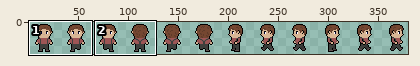
File history of a sprite sheet, entities/player/assets/player.png. Above: a wide view before the commit, with the close-up outlined.
Close-up. Earlier state:
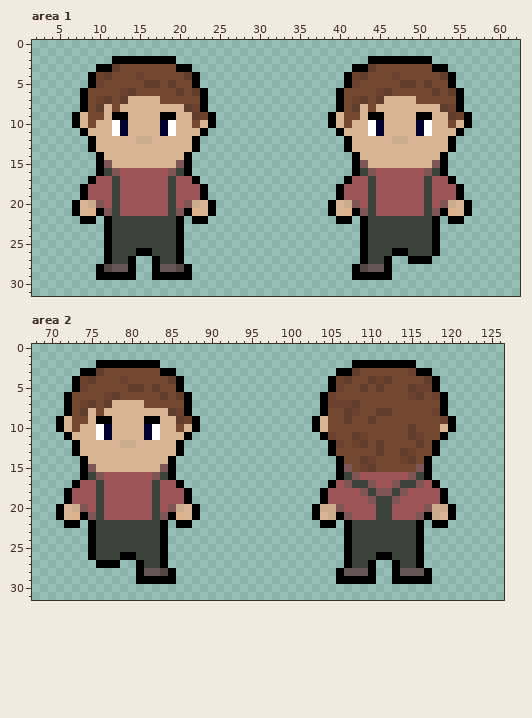
The file is 384x32 pixels. Colours within 5 levels of each other are drawn and written as one. Shown: area 1: x 2..62, y 0..31; area 2: x 68..126, y 0..31. The wide view leaves out empty margins. The commit also changed other parts of the picture, which this record leaves out.
After:
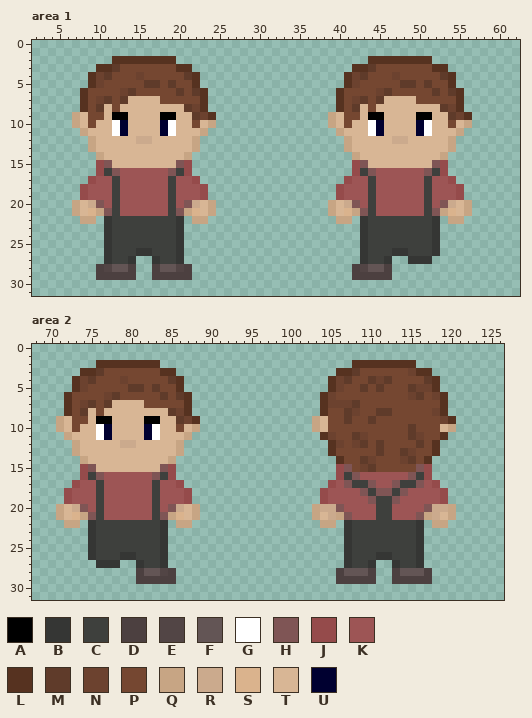
Palette (. is transparent): A #000000  B #353634  C #3e403d  D #4c4040  E #524545  F #635555  G #ffffff  H #7f5555  J #954b4b  K #9d5555  L #563220  M #5f3b2a  N #6c422f  P #754731  Q #c7a584  R #cbaa8d  S #dab38d  T #d8b695  U #000030
Changes in this commit:
Area 1:
y 2: x 12..19 AAAAAAAA -> LLLLLLLL; x 44..51 AAAAAAAA -> LLLLLLLL
y 3: x 10..11 AA -> LL; x 20..21 AA -> LL; x 42..43 AA -> LL; x 52..53 AA -> LL
y 4..5: x 9 A -> L; x 22 A -> L; x 41 A -> L; x 54 A -> L
y 6..8: x 8 A -> L; x 23 A -> L; x 40 A -> L; x 55 A -> L
y 9: x 7 A -> Q; x 24 A -> L; x 39 A -> Q; x 56 A -> L
y 10: x 7 A -> Q; x 24 A -> Q; x 39 A -> Q; x 56 A -> Q
y 11: x 8 A -> Q; x 23 A -> Q; x 40 A -> Q; x 55 A -> Q
y 12..13: x 9 A -> Q; x 22 A -> Q; x 41 A -> Q; x 54 A -> Q
y 14: x 10 A -> Q; x 21 A -> Q; x 42 A -> Q; x 53 A -> Q
y 15..16: x 10 A -> J; x 21 A -> J; x 42 A -> J; x 53 A -> J
y 17: x 9 A -> J; x 22 A -> J; x 41 A -> J; x 54 A -> J
y 18..19: x 8 A -> J; x 23 A -> J; x 40 A -> J; x 55 A -> J
y 20: x 7 A -> Q; x 24 A -> Q; x 39 A -> Q; x 56 A -> Q
y 21: x 7 A -> Q; x 10 A -> Q; x 21 A -> Q; x 24 A -> Q; x 39 A -> Q; x 42 A -> Q; x 53 A -> Q; x 56 A -> Q
y 22: x 8..9 AA -> QQ; x 11 A -> B; x 20 A -> B; x 22..23 AA -> QQ; x 40..41 AA -> QQ; x 43 A -> B; x 52 A -> B; x 54..55 AA -> QQ
y 23..25: x 11 A -> B; x 20 A -> B; x 43 A -> B; x 52 A -> B
y 26: x 11 A -> B; x 15..16 AA -> BB; x 20 A -> B; x 43 A -> B; x 47..48 AA -> BB; x 52 A -> B
y 27: x 11 A -> B; x 14 A -> B; x 17 A -> B; x 20 A -> B; x 43 A -> B; x 46 A -> B; x 49..51 AAA -> BBB
y 28: x 10 A -> D; x 14 A -> D; x 17 A -> D; x 21 A -> D; x 42 A -> D; x 46 A -> D
y 29: x 10..14 AAAAA -> DDDDD; x 17..21 AAAAA -> DDDDD; x 42..46 AAAAA -> DDDDD
Area 2:
y 2: x 76..83 AAAAAAAA -> LLLLLLLL; x 108..115 AAAAAAAA -> LLLLLLLL
y 3: x 74..75 AA -> LL; x 84..85 AA -> LL; x 106..107 AA -> LL; x 116..117 AA -> LL
y 4..5: x 73 A -> L; x 86 A -> L; x 105 A -> L; x 118 A -> L
y 6..8: x 72 A -> L; x 87 A -> L; x 104 A -> L; x 119 A -> L
y 9: x 71 A -> Q; x 88 A -> L; x 103 A -> Q; x 120 A -> L
y 10: x 71 A -> Q; x 88 A -> Q; x 103 A -> Q; x 120 A -> Q
y 11: x 72 A -> Q; x 87 A -> Q; x 104 A -> L; x 119 A -> L
y 12..13: x 73 A -> Q; x 86 A -> Q; x 105 A -> L; x 118 A -> L
y 14: x 74 A -> Q; x 85 A -> Q; x 106 A -> L; x 117 A -> L
y 15..16: x 74 A -> J; x 85 A -> J; x 106 A -> J; x 117 A -> J
y 17: x 73 A -> J; x 86 A -> J; x 105 A -> J; x 118 A -> J
y 18..19: x 72 A -> J; x 87 A -> J; x 104 A -> J; x 119 A -> J
y 20: x 71 A -> Q; x 88 A -> Q; x 103 A -> Q; x 120 A -> Q
y 21: x 71 A -> Q; x 74 A -> Q; x 85 A -> Q; x 88 A -> Q; x 103 A -> Q; x 106 A -> Q; x 117 A -> Q; x 120 A -> Q
y 22: x 72..73 AA -> QQ; x 75 A -> B; x 84 A -> B; x 86..87 AA -> QQ; x 104..105 AA -> QQ; x 107 A -> B; x 116 A -> B; x 118..119 AA -> QQ
y 23..25: x 75 A -> B; x 84 A -> B; x 107 A -> B; x 116 A -> B
y 26: x 75 A -> B; x 79..80 AA -> BB; x 84 A -> B; x 107 A -> B; x 111..112 AA -> BB; x 116 A -> B
y 27: x 76..78 AAA -> BBB; x 81 A -> B; x 84 A -> B; x 107 A -> B; x 110 A -> B; x 113 A -> B; x 116 A -> B
y 28: x 81 A -> D; x 85 A -> D; x 106 A -> D; x 110 A -> D; x 113 A -> D; x 117 A -> D
y 29: x 81..85 AAAAA -> DDDDD; x 106..110 AAAAA -> DDDDD; x 113..117 AAAAA -> DDDDD
Where, in picture pixels (left, top, right, bottom), the same in both close-ups:
changed: (72, 56, 216, 280)
changed: (328, 56, 472, 280)
changed: (56, 360, 200, 584)
changed: (312, 360, 456, 584)
